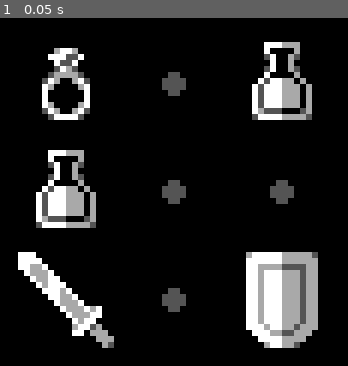
Above: before the commit, frame 1.
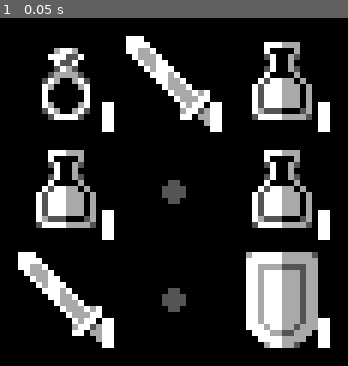
Above: after the commit, the same moment.

Repository: LeonardoZanotti/inventory2d-godot
Game: Godot game, scene res://Scenes/InventoryContainer.tscn
Two runs of this game, one before a commit and one after it. Both use one fixed random seed, a clock stepped at 60 frames per second and the inputs below.
Inputs:
- Up to frame 1 (0.05 s): no input

The runs differ from the first frame. In frame 1, 6.6% of the frame differs, in the area x 29-95%, y 5-95%.

Commit message:
finished

Diff:
--- a/Inventory2D/Resources/Inventory.tres
+++ b/Inventory2D/Resources/Inventory.tres
@@ -8,4 +8,4 @@
 
 [resource]
 script = ExtResource( 1 )
-items = [ ExtResource( 2 ), null, ExtResource( 5 ), ExtResource( 5 ), null, null, ExtResource( 3 ), null, ExtResource( 4 ) ]
+items = [ ExtResource( 2 ), ExtResource( 3 ), ExtResource( 5 ), ExtResource( 5 ), null, ExtResource( 5 ), ExtResource( 3 ), null, ExtResource( 4 ) ]
--- a/Inventory2D/Scenes/InventoryDisplay.tscn
+++ b/Inventory2D/Scenes/InventoryDisplay.tscn
@@ -17,6 +17,7 @@
 [node name="InventorySlot" parent="." instance=ExtResource( 1 )]
 anchor_right = 0.0
 anchor_bottom = 0.0
+margin_left = 0.0
 margin_right = 106.0
 margin_bottom = 60.0
 
@@ -37,6 +38,7 @@
 [node name="InventorySlot4" parent="." instance=ExtResource( 1 )]
 anchor_right = 0.0
 anchor_bottom = 0.0
+margin_left = 0.0
 margin_top = 60.0
 margin_right = 106.0
 margin_bottom = 120.0
@@ -60,6 +62,7 @@
 [node name="InventorySlot7" parent="." instance=ExtResource( 1 )]
 anchor_right = 0.0
 anchor_bottom = 0.0
+margin_left = 0.0
 margin_top = 120.0
 margin_right = 106.0
 margin_bottom = 180.0
--- a/Inventory2D/Scenes/InventorySlot.tscn
+++ b/Inventory2D/Scenes/InventorySlot.tscn
@@ -1,11 +1,14 @@
-[gd_scene load_steps=3 format=2]
+[gd_scene load_steps=4 format=2]
 
 [ext_resource path="res://Assets/EmptyInventorySlot.png" type="Texture" id=1]
 [ext_resource path="res://Scripts/InventorySlot.gd" type="Script" id=2]
+[ext_resource path="res://Resources/PixelFont.tres" type="DynamicFont" id=3]
 
 [node name="InventorySlot" type="CenterContainer"]
 anchor_right = 1.0
 anchor_bottom = 1.0
+margin_left = -0.235977
+margin_right = -0.235962
 size_flags_horizontal = 3
 size_flags_vertical = 3
 script = ExtResource( 2 )
@@ -21,3 +24,16 @@
 rect_min_size = Vector2( 18, 18 )
 texture = ExtResource( 1 )
 stretch_mode = 4
+
+[node name="ItemAmountLabel" type="Label" parent="ItemTexture"]
+margin_left = 10.3826
+margin_top = 12.2704
+margin_right = 23.3826
+margin_bottom = 18.2704
+custom_fonts/font = ExtResource( 3 )
+text = "999"
+align = 1
+valign = 1
+__meta__ = {
+"_edit_use_anchors_": false
+}
--- a/Inventory2D/Scripts/InventoryDisplay.gd
+++ b/Inventory2D/Scripts/InventoryDisplay.gd
@@ -4,6 +4,7 @@
 
 func _ready():
 	inventory.connect("item_changed", self, "_on_item_changed")
+	inventory.make_items_unique()
 	update_inventory_display()
 
 func update_inventory_display():
--- a/Inventory2D/Scripts/InventorySlot.gd
+++ b/Inventory2D/Scripts/InventorySlot.gd
@@ -3,12 +3,15 @@
 var inventory = preload("res://Resources/Inventory.tres")
 
 onready var itemTexture = $ItemTexture
+onready var itemAmountLabel = $ItemTexture/ItemAmountLabel
 
 func display_item(item):
 	if item is Item:
 		itemTexture.texture = item.texture
+		itemAmountLabel.text = str(item.amount)
 	else:
 		itemTexture.texture = load("res://Assets/EmptyInventorySlot.png")
+		itemAmountLabel.text = ""
 
 func get_drag_data(position: Vector2):
 	var item_index = get_index()
@@ -29,7 +32,10 @@
 func drop_data(position: Vector2, data) -> void:
 	var my_item_index = get_index()
 	var my_item = inventory.items[my_item_index]
-	print(my_item_index, data.item_index)
-	inventory.swap_items(my_item_index, data.item_index)
-	inventory.set_item(my_item_index, data.item)
+	if my_item is Item and my_item.name == data.item.name:
+		my_item.amount += data.item.amount
+		inventory.emit_signal("item_changed", [my_item_index])
+	else:
+		inventory.swap_items(my_item_index, data.item_index)
+		inventory.set_item(my_item_index, data.item)
 	inventory.drag_data = null
--- a/Inventory2D/Scripts/inventory.gd
+++ b/Inventory2D/Scripts/inventory.gd
@@ -29,3 +29,12 @@
 	items[item_index] = null;
 	emit_signal("item_changed", [item_index])
 	return previousItem
+
+func make_items_unique():
+	var unique_items = []
+	for item in items:
+		if item is Item:
+			unique_items.append(item.duplicate())
+		else:
+			unique_items.append(null)
+	items = unique_items
--- a/Inventory2D/Scripts/item.gd
+++ b/Inventory2D/Scripts/item.gd
@@ -4,3 +4,5 @@
 
 export(String) var name = ""
 export(Texture) var texture
+
+var amount = 1
